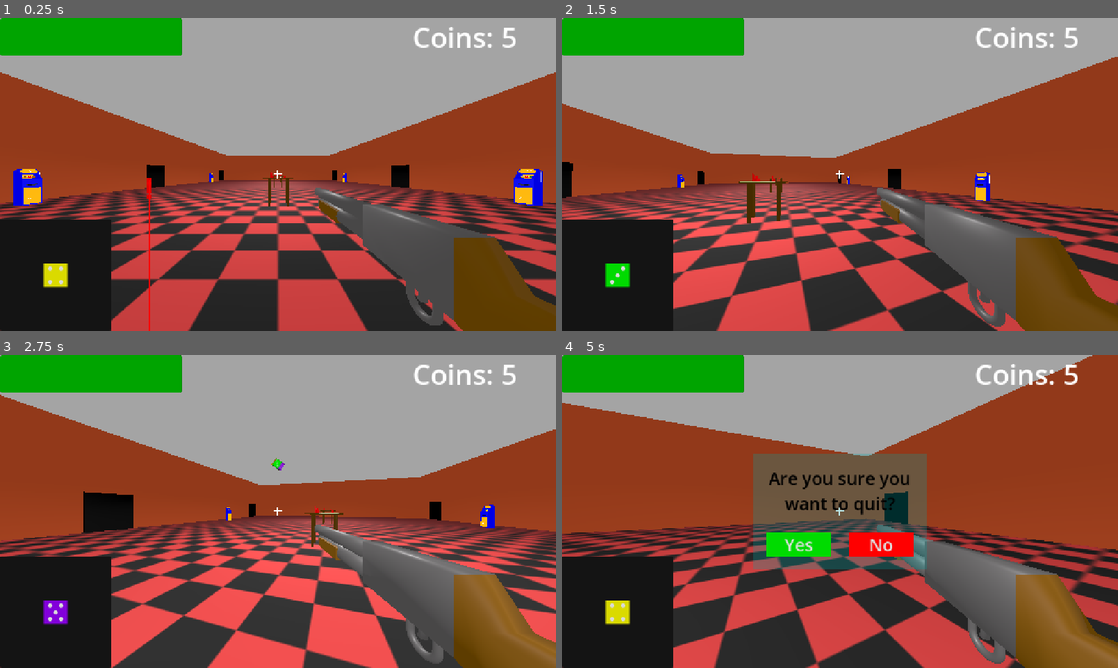
Above: before the commit, frames 1-4 (two rows, left to right).
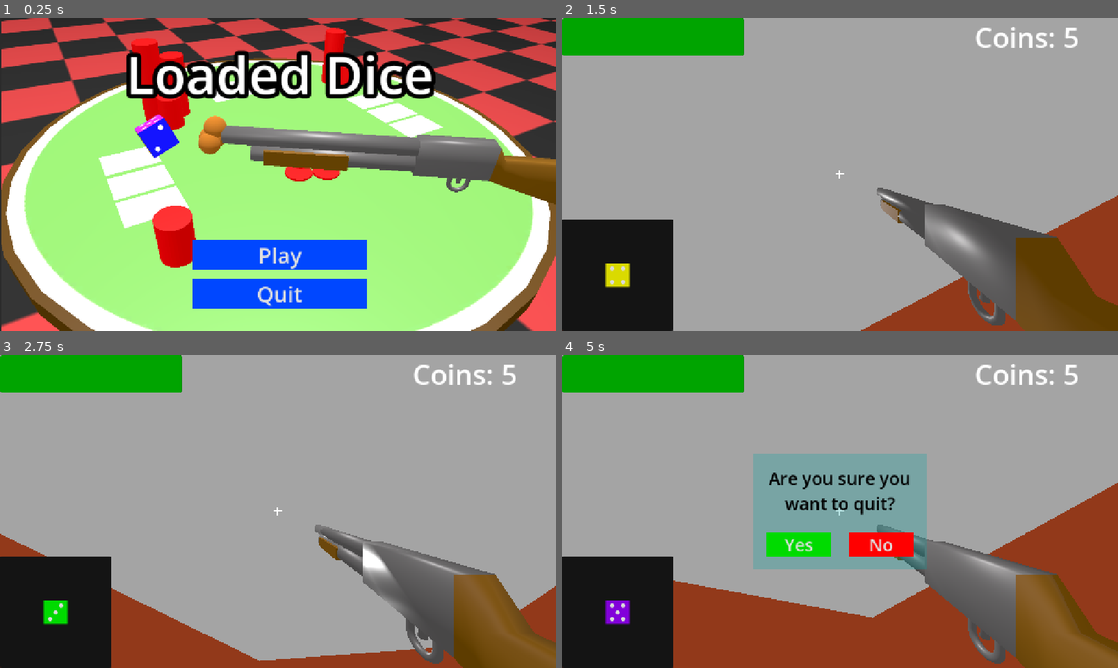
Above: after the commit, the same moments.

Repository: Ravioli45/RespawnJamFall2026
Game: Godot game, scene res://UI/main_menu.tscn
Two runs of this game, one before a commit and one after it. Both use one fixed random seed, a clock stepped at 60 frames per second and the inputs below. Before the commit the project starts from res://Casino/casino.tscn. Sound files missing from this copy of the repository are replaced by a short silence.
Inputs (mouse positions are in pixels of both pictures, inside the frame that each line leads up to):
- Up to frame 1 (0.25 s): no input
- Up to frame 2 (1.5 s): click (840, 255) at 0.5 s, where only the run after the commit has a clickable "Play"; move the mouse to (867, 174) at 1.27 s; hold W (forward) from 1.28 s (still down); hold E (interact) from 1.28 s (still down)
- Up to frame 3 (2.75 s): keep holding W (forward); tap Space (jump) at 1.52, 2.27 s; move the mouse to (250, 511) at 2.02 s; release E (interact) at 2.03 s; click (250, 511) at 2.1 s
- Up to frame 4 (5 s): keep holding W (forward); move the mouse to (851, 505) at 2.77 s; hold E (interact) 2.78-3.53 s; move the mouse to (834, 517) at 3.52 s; click (834, 517) at 3.6 s; tap Space (jump) at 3.77, 4.52 s; move the mouse to (878, 514) at 4.27 s; hold E (interact) from 4.28 s (still down); tap Escape (ui_cancel) at 4.9 s

The runs differ from the first frame. In frame 1, 99% of the frame differs, in the area x 0-100%, y 0-100%; in frame 2, 52%; in frame 3, 53%; in frame 4, 61%.

Commit message:
Menu and level music

Diff:
--- a/Casino/casino.tscn
+++ b/Casino/casino.tscn
@@ -8,6 +8,7 @@
 [ext_resource type="PackedScene" uid="uid://cqsnknyo85lcw" path="res://Enemy/enemy.tscn" id="5_mlntv"]
 [ext_resource type="PackedScene" uid="uid://rxjoqn01nxct" path="res://Casino/table.tscn" id="7_4n4sc"]
 [ext_resource type="PackedScene" uid="uid://52kexqfux4o0" path="res://ModelScenes/black.tscn" id="7_8ymdh"]
+[ext_resource type="AudioStream" uid="uid://bf61m7rjnvaph" path="res://Sounds/MainSong.wav" id="10_2uepv"]
 [ext_resource type="PackedScene" uid="uid://bww7k7fae0r4s" path="res://UI/pause_menu.tscn" id="10_pgii7"]
 
 [sub_resource type="Environment" id="Environment_fjq73"]
@@ -295,6 +296,10 @@
 [node name="PauseMenu" parent="." unique_id=1717326633 instance=ExtResource("10_pgii7")]
 visible = false
 
+[node name="BGMPlayer" type="AudioStreamPlayer" parent="." unique_id=1217241458]
+stream = ExtResource("10_2uepv")
+autoplay = true
+
 [connection signal="player_died" from="Player" to="." method="end_game"]
 [connection signal="timeout" from="Timer" to="." method="spawn_enemy"]
 [connection signal="hidden" from="PauseMenu" to="." method="capture_mouse"]
--- a/UI/main_menu.tscn
+++ b/UI/main_menu.tscn
@@ -3,6 +3,7 @@
 [ext_resource type="Texture2D" uid="uid://bvkqcdw12085n" path="res://UI/Menu.png" id="1_p8ccj"]
 [ext_resource type="Script" uid="uid://hbc07r26s8d1" path="res://UI/main_menu.gd" id="1_tk8dj"]
 [ext_resource type="PackedScene" uid="uid://bww7k7fae0r4s" path="res://UI/pause_menu.tscn" id="3_d8nwk"]
+[ext_resource type="AudioStream" uid="uid://bdwsisfkhobky" path="res://Sounds/MenuSong.wav" id="4_4cwpn"]
 
 [sub_resource type="LabelSettings" id="LabelSettings_ddld8"]
 font_size = 120
@@ -89,5 +90,9 @@
 grow_horizontal = 1
 grow_vertical = 1
 
+[node name="BGMPlayer" type="AudioStreamPlayer" parent="." unique_id=970544146]
+stream = ExtResource("4_4cwpn")
+autoplay = true
+
 [connection signal="pressed" from="Container/VBoxContainer/VBoxContainer/Play" to="." method="play"]
 [connection signal="pressed" from="Container/VBoxContainer/VBoxContainer/Quit" to="PauseMenu" method="reveal"]
--- a/UI/pause_menu.gd
+++ b/UI/pause_menu.gd
@@ -3,7 +3,8 @@
 func quit() -> void:
 	if get_tree().get_current_scene().get_name() == "MainMenu":
 		get_tree().quit()
-	get_tree().change_scene_to_file('uid://dvrdrja6fxinq')
+	#get_tree().change_scene_to_file('uid://dvrdrja6fxinq')
+	get_tree().call_deferred("change_scene_to_file", "uid://dvrdrja6fxinq")
 
 func reveal() -> void:
 	if visible:
--- a/project.godot
+++ b/project.godot
@@ -11,7 +11,7 @@
 [application]
 
 config/name="LoadedDice"
-run/main_scene="uid://d3ww4g1s5k58m"
+run/main_scene="uid://dvrdrja6fxinq"
 config/features=PackedStringArray("4.7", "GL Compatibility")
 run/max_fps=60
 config/icon="res://icon.svg"
Not shown, changed: Sounds/MainSong.wav.import
Not shown, changed: Sounds/MenuSong.wav.import
